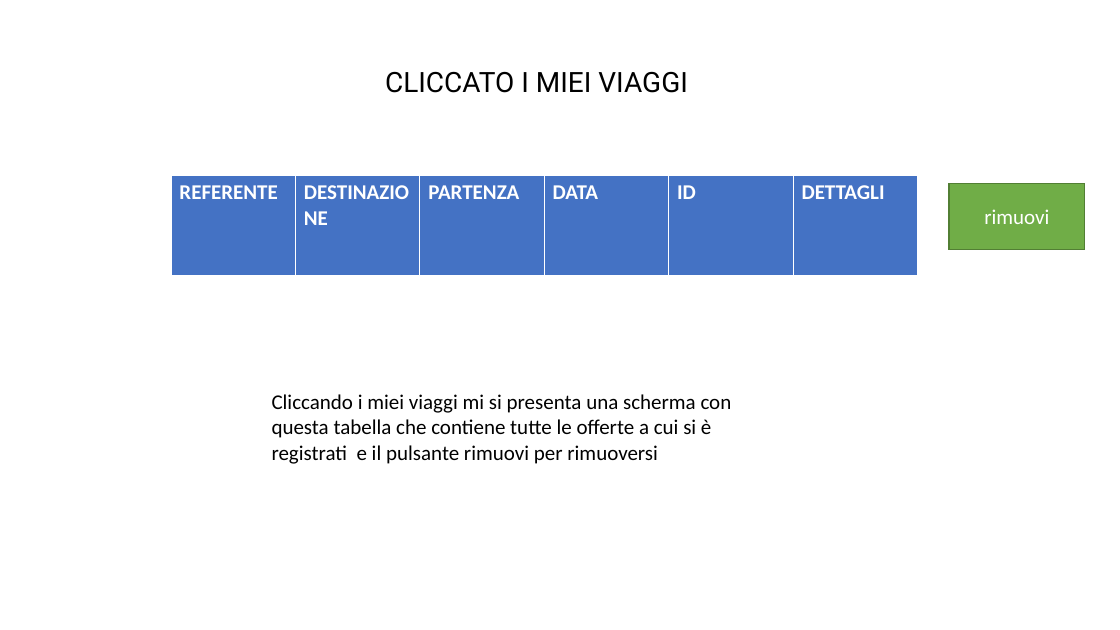
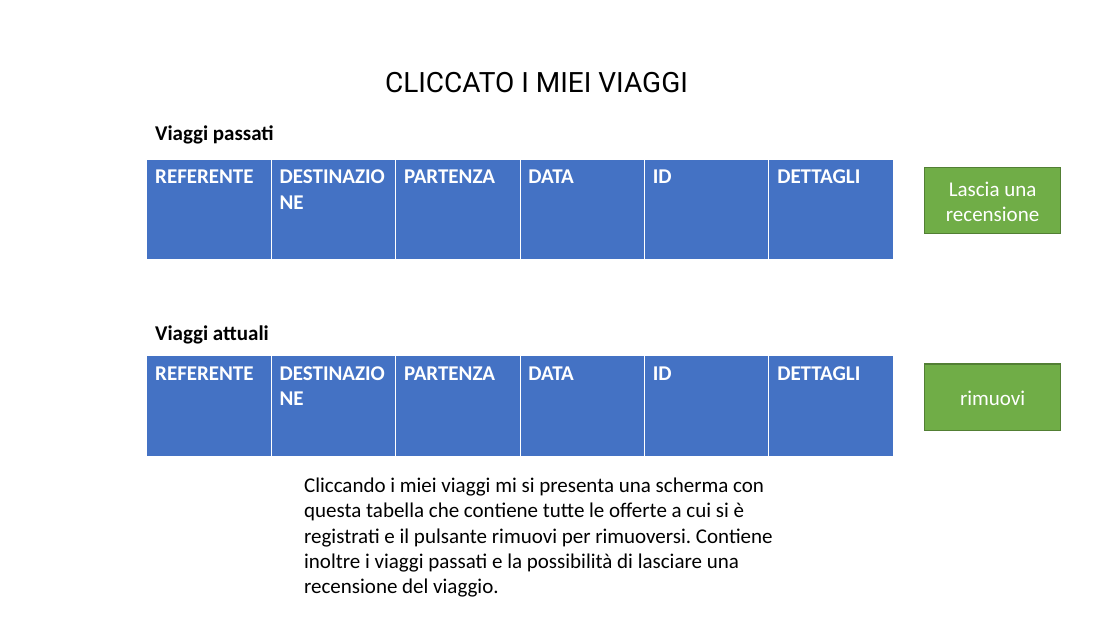
Before and after one commit to Sindriffo/LabSicurezza, a slide deck: slide 5 of progetto.pptx. Drawn at 1120x630 pixels with LibreOffice and Linux fonts; fonts in the diff are those of the drawing. Boxes give left, top, right and bottom in pixels: in the first picture for what was removed or moved away, otherwise in the second. Text is boxed around its words. In the diff, an @@ line names an element or a change of style, - is before the commit and + after.

```diff
--- a/progetto.pptx
+++ b/progetto.pptx
@@ text added at (x1=155, y1=125, x2=274, y2=144), 18 pt, text #000000, bold @@
+Viaggi passati
@@ table added at (x1=147, y1=160, x2=893, y2=261), 1 rows, 6 columns @@
+REFERENTE | DESTINAZIONE | PARTENZA | DATA | ID | DETTAGLI
@@ rectangle added at (x1=925, y1=167, x2=1061, y2=234), fill #70AD47, outline #538035 1 pt, 18 pt, text #FFFFFF @@
+Lascia una recensione
@@ text added at (x1=155, y1=325, x2=269, y2=344), 18 pt, text #000000, bold @@
+Viaggi attuali
@@ table moved from (x1=171, y1=176, x2=918, y2=277) to (x1=147, y1=356, x2=893, y2=458) @@
@@ rectangle "rimuovi" moved from (x1=949, y1=183, x2=1086, y2=250) to (x1=925, y1=364, x2=1061, y2=430) @@
@@ text at (x1=304, y1=477, x2=773, y2=597): text changed @@
-Cliccando i miei viaggi mi si presenta una scherma con questa tabella che contiene tutte le offerte a cui si è registrati e il pulsante rimuovi per rimuoversi
+Cliccando i miei viaggi mi si presenta una scherma con questa tabella che contiene tutte le offerte a cui si è registrati e il pulsante rimuovi per rimuoversi. Contiene inoltre i viaggi passati e la possibilità di lasciare una recensione del viaggio.
```
Also in this commit, not shown: 1 other file.
